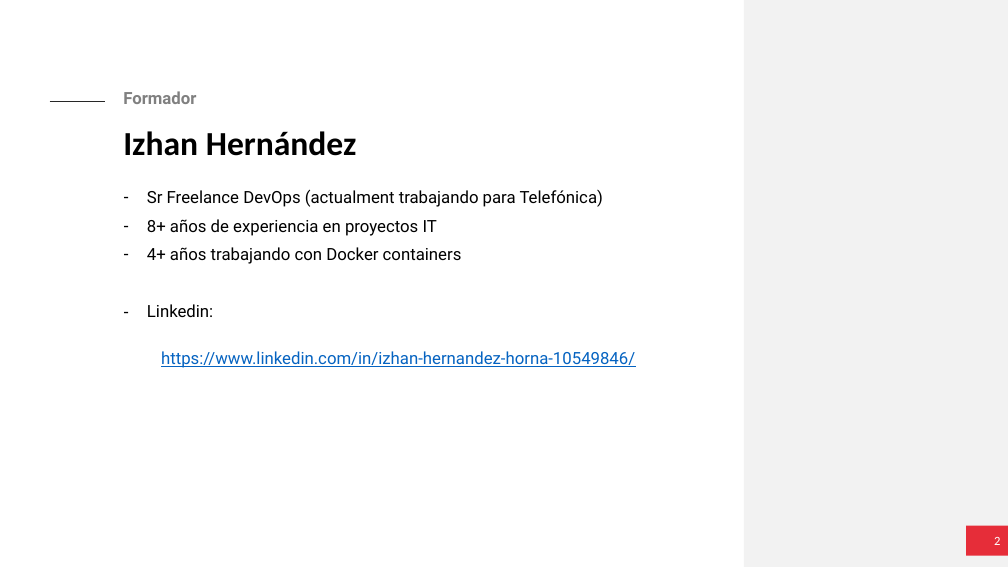
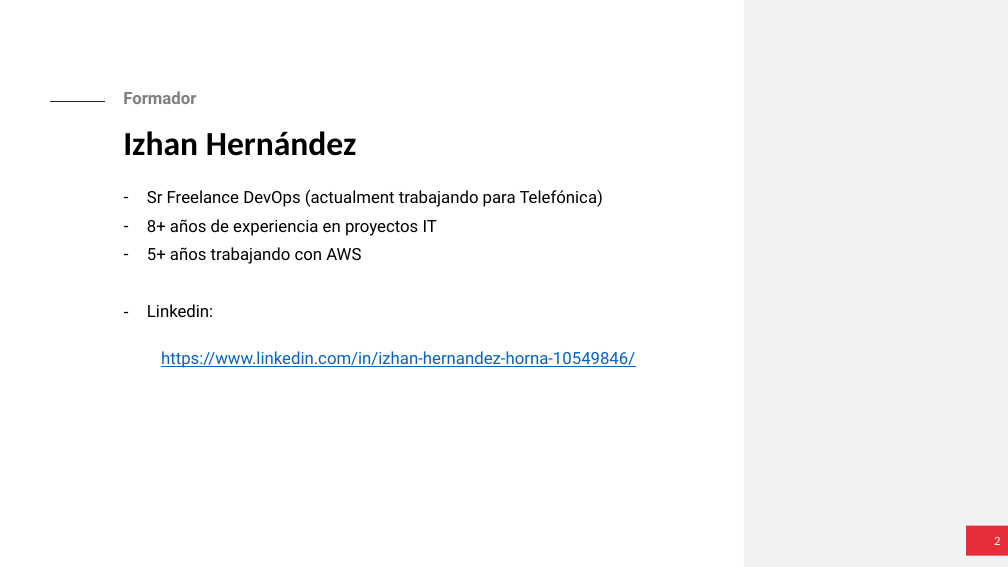
Before and after one commit to izhanh/TV3CloudToolsCourse, a slide deck: slide 2 of 1. Preparación del entorno/1. Preparación del Entorno.pptx. Drawn at 1008x567 pixels with LibreOffice and Linux fonts; fonts in the diff are those of the drawing. Boxes give left, top, right and bottom in pixels: in the first picture for what was removed or moved away, otherwise in the second. Text is boxed around its words. In the diff, an @@ line names an element or a change of style, - is before the commit and + after.

```diff
--- a/1. Preparación del entorno/1. Preparación del Entorno.pptx
+++ b/1. Preparación del entorno/1. Preparación del Entorno.pptx
@@ text at [147, 247, 361, 264]: text changed @@
-– 4+ años trabajando con Docker containers
+– 5+ años trabajando con AWS
```
Also in this commit, not shown: 2 other slides changed, 4 other files.
